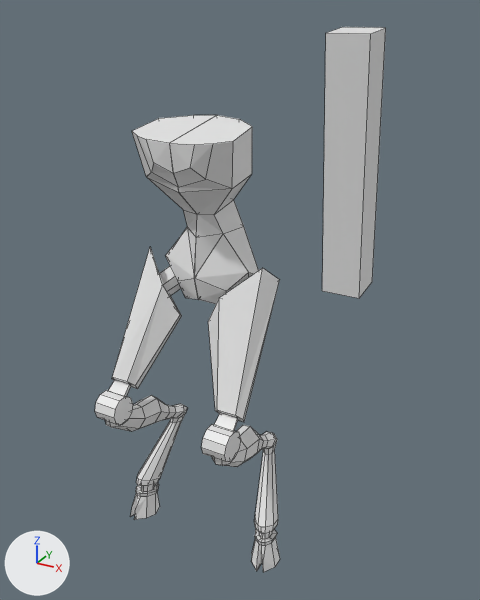
An edit to the Blender file Assets/Resources/Models/manti.blend, drawn before and after from the same camera.
The view is the same before and after, from a 50 mm lens placed at (18.6, -28.3, 31.7), pointed at (2.4, 1.2, 16.9). Arrows for +X, +Y and +Z are at lower left; the lights stay in place. Mesh edges are drawn as thin lines.

The scene before the commit, as lines of its bpy script (objects in view):
```python
me_cylinder = bpy.data.meshes.new('Cylinder')
me_cylinder.from_pydata(...)  # 234 vertices, 213 faces; spans x -5.5..0.0, y -3.9..4.0, z -1.0..25.5
me_cylinder_001 = bpy.data.meshes.new('Cylinder.001')
me_cylinder_001.from_pydata([(7.03, 1.57, 17.26), (7.03, 0.36, 29.69), (7.03, 3.56, 17.46), (7.03, 2.36, 29.88), (9.03, 1.57, 17.26), (9.03, 0.36, 29.69), (9.03, 3.56, 17.46), (9.03, 2.36, 29.88)], [], [(0, 1, 3, 2), (2, 3, 7, 6), (6, 7, 5, 4), (4, 5, 1, 0), (2, 6, 4, 0), (7, 3, 1, 5)])
ob_cylinder = bpy.data.objects.new('Cylinder', me_cylinder)
ob_cylinder.location = (0.0, 0.0, 1.0)
_m = ob_cylinder.modifiers.new('Mirror', 'MIRROR')
ob_cylinder_001 = bpy.data.objects.new('Cylinder.001', me_cylinder_001)
ob_cylinder_001.location = (0.0, 0.0, 1.0)
```
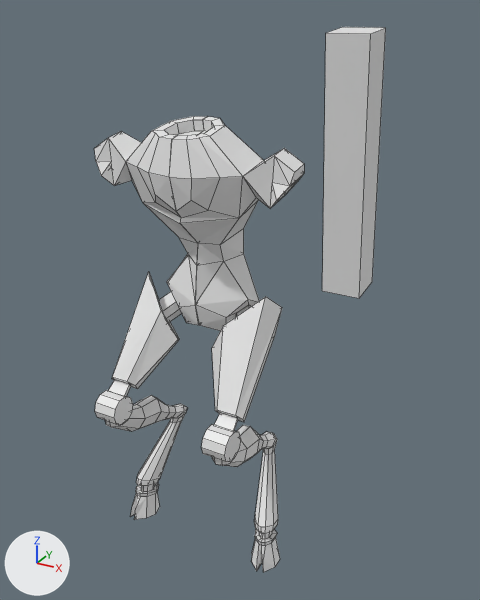
Edits to the scene script, one JSON object a line:
```json
{"block": "me_cylinder", "where": "# used by ob_cylinder; location = (0.0, 0.0, 1.0)"}
{"op": "remove", "block": "me_cylinder", "code": "me_cylinder.from_pydata(...)  # 234 vertices, 213 faces; spans x -5.5..0.0, y -3.9..4.0, z -1.0..25.5"}
{"op": "add", "block": "me_cylinder", "code": "me_cylinder.from_pydata(...)  # 279 vertices, 260 faces, 1 loose edge; spans x -6.0..0.0, y -3.9..4.0, z -1.0..25.5"}
{"block": "me_cylinder", "change": "me_cylinder part 1"}
{"block": "me_cylinder", "change": "2 vertices are removed from x -3.0..-2.8, y -0.6..1.7, z 24.9..25.3"}
{"block": "me_cylinder", "change": "4 faces are deleted"}
{"block": "me_cylinder", "change": "20 vertices in x -3.3..0.0, y -1.4..3.3, z 15.2..23.6 move by (0.0, 0.0, -1.6)"}
{"block": "me_cylinder", "change": "9 vertices in x -3.0..0.0, y 0.3..3.9, z 14.9..20.6 move by (0.0, 0.0, -1.7)"}
{"block": "me_cylinder", "change": "5 vertices in x -4.3..-0.9, y 0.2..2.6, z 13.8..18.0 move by (-0.2, 0.0, -1.6)"}
{"block": "me_cylinder", "change": "17 vertices move from x -2.7..0.0, y -1.5..3.0, z 16.4..25.5 to x -3.0..0.0, y -1.7..3.4, z 14.8..23.7"}
{"block": "me_cylinder", "change": "42 vertices are added at x -6.0..0.0, y -1.3..2.0, z 21.8..25.5"}
{"block": "me_cylinder", "change": "5 new vertices lie (0.0, 0.1, -0.6) away from vertices in x -1.2..0.0, y -0.8..1.5, z 25.0..25.4"}
{"block": "me_cylinder", "change": "1 loose edge is added"}
{"block": "me_cylinder", "change": "51 new faces join them"}
```

Where the change shows, as pixel boxes (x1, y1, x2, y2) in the pictures (480 x 600 px):
```json
{"object": "Cylinder", "change": "reshaped", "before": [95, 115, 280, 572], "after": [94, 116, 304, 572], "on screen": "13% wider"}
{"part": 1, "of": "me_cylinder", "change": "built on", "before": [113, 115, 279, 421], "after": [94, 116, 304, 421]}
```
